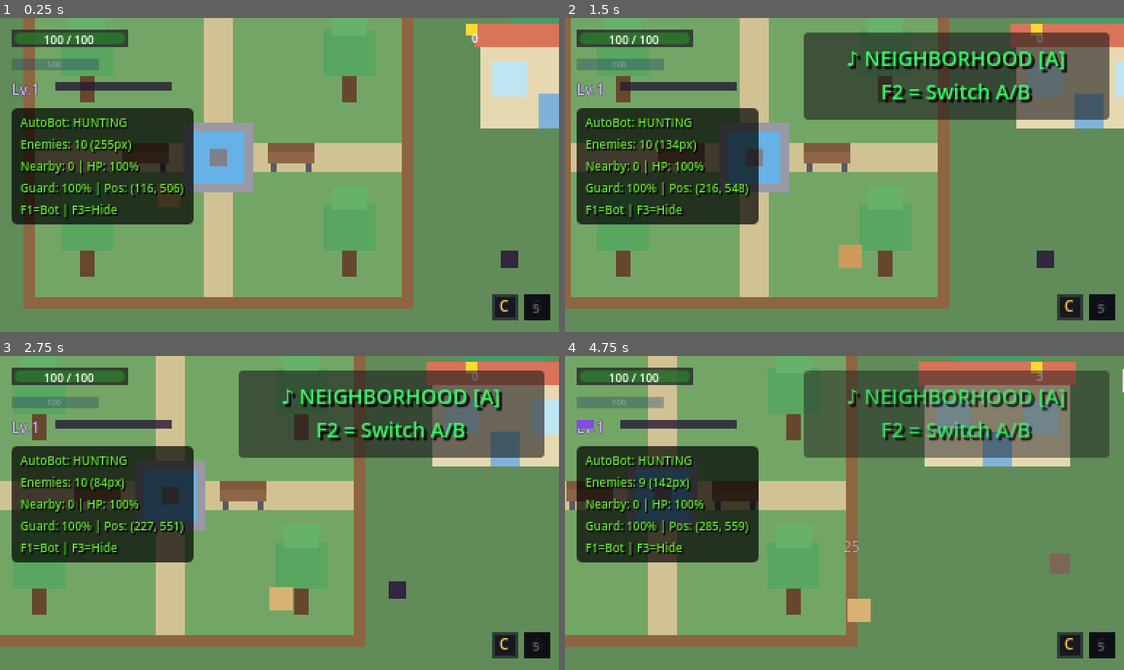
Above: before the commit, frames 1-4 (two rows, left to right).
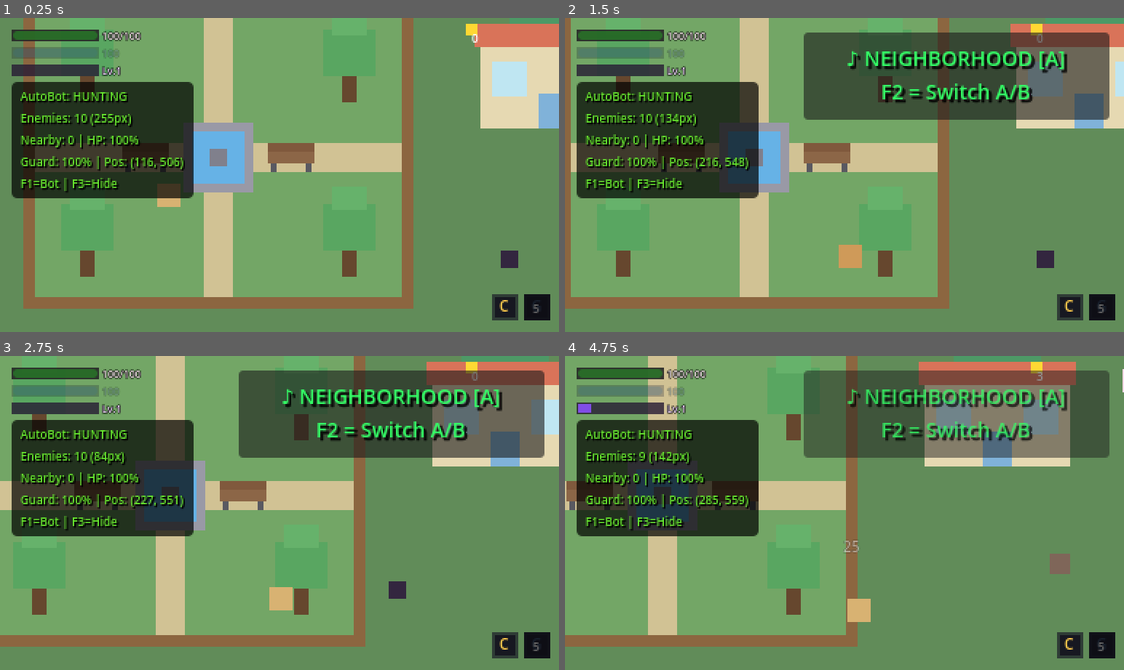
Above: after the commit, the same moments.

Repository: anthonyscry/momi-chronicles
Game: Godot game, scene res://ui/menus/title_screen.tscn
Same seed, same stepped clock (60 frames per second), same inputs: the game is played once before the commit and once after it.
Inputs (mouse positions are in pixels of both pictures, inside the frame that each line leads up to):
- Up to frame 1 (0.25 s): no input
- Up to frame 2 (1.5 s): tap Enter (ui_accept) at 0.5, 0.77 s; move the mouse to (967, 159) at 0.52 s; hold D (move_right) 0.53-1.28 s; hold Space (attack) 0.53-1.28 s; click (967, 159) at 0.67 s; move the mouse to (732, 190) at 1.27 s; hold S (move_down) from 1.28 s (still down); tap V (block) at 1.35 s
- Up to frame 3 (2.75 s): tap Enter (ui_accept) at 1.52 s; move the mouse to (335, 443) at 2.02 s; release S (move_down) at 2.03 s; hold D (move_right) from 2.03 s (still down); hold Q (cycle_companion) from 2.03 s (still down)
- Up to frame 4 (4.75 s): move the mouse to (816, 575) at 2.77 s; release D (move_right) at 2.78 s; release Q (cycle_companion) at 2.78 s; hold W (move_up) 2.78-3.53 s; tap X (dodge) at 2.85 s; click (816, 575) at 2.92 s; tap Enter (ui_accept) at 3.02, 3.77, 4.52 s; move the mouse to (1012, 560) at 3.52 s; hold E (interact) 3.53-4.28 s; hold A (move_left) from 3.53 s (still down); move the mouse to (676, 465) at 4.27 s; tap Shift (run) at 4.35 s

The runs differ from the first frame. In frame 1, 11% of the frame differs, in the area x 2-35%, y 3-66%; in frame 2, 11%; in frame 3, 11%; in frame 4, 11%.

Commit message:
fix(hud): clean up bar layout - consistent alignment and widths
- All bars now 60px wide, left-aligned
- Labels moved to right side of bars (outside)
- Added black outlines for readability
- Consistent spacing (2px between bars)
- Health: green bar + HP/MaxHP text
- Guard: blue bar + value text
- EXP: purple bar + Lv.X text

Diff:
--- a/ui/hud/exp_bar.gd
+++ b/ui/hud/exp_bar.gd
@@ -6,8 +6,9 @@
 # CONFIGURATION
 # =============================================================================
 
-const BAR_WIDTH: float = 80.0
+const BAR_WIDTH: float = 58.0
 const BAR_HEIGHT: float = 6.0
+const BAR_X_OFFSET: float = 1.0
 
 const BG_COLOR: Color = Color(0.15, 0.1, 0.2, 0.8)
 const FILL_COLOR: Color = Color(0.5, 0.3, 0.9, 1.0)  # Purple
@@ -45,13 +46,17 @@
 	_update_display()
 
 func _setup_visuals() -> void:
+	# Bar at left, label to the right
 	background.color = BG_COLOR
-	background.size = Vector2(BAR_WIDTH, BAR_HEIGHT)
+	background.size = Vector2(60, 8)
+	background.position = Vector2(0, 0)
 
 	fill.color = FILL_COLOR
 	fill.size = Vector2(0, BAR_HEIGHT)
-	fill.position = Vector2(0, 0)
+	fill.position = Vector2(BAR_X_OFFSET, 1)
 
+	# Label on right side
+	level_label.position = Vector2(62, -1)
 	level_label.text = "Lv.1"
 
 # =============================================================================
--- a/ui/hud/exp_bar.tscn
+++ b/ui/hud/exp_bar.tscn
@@ -3,32 +3,32 @@
 [ext_resource type="Script" path="res://ui/hud/exp_bar.gd" id="1_exp_bar"]
 
 [node name="ExpBar" type="Control"]
-custom_minimum_size = Vector2(110, 14)
-offset_right = 110.0
-offset_bottom = 14.0
+custom_minimum_size = Vector2(100, 10)
+offset_right = 100.0
+offset_bottom = 10.0
 script = ExtResource("1_exp_bar")
 
-[node name="LevelLabel" type="Label" parent="."]
+[node name="Background" type="ColorRect" parent="."]
 offset_left = 0.0
-offset_top = -2.0
-offset_right = 28.0
-offset_bottom = 12.0
-theme_override_colors/font_color = Color(0.8, 0.7, 1, 1)
-theme_override_colors/font_outline_color = Color(0.1, 0.05, 0.15, 1)
-theme_override_constants/outline_size = 1
-theme_override_font_sizes/font_size = 10
-text = "Lv.1"
-
-[node name="Background" type="ColorRect" parent="."]
-offset_left = 30.0
 offset_top = 0.0
-offset_right = 110.0
-offset_bottom = 6.0
-color = Color(0.15, 0.1, 0.2, 0.8)
+offset_right = 60.0
+offset_bottom = 8.0
+color = Color(0.12, 0.08, 0.18, 0.9)
 
 [node name="Fill" type="ColorRect" parent="."]
-offset_left = 30.0
-offset_top = 0.0
-offset_right = 30.0
-offset_bottom = 6.0
-color = Color(0.5, 0.3, 0.9, 1)
+offset_left = 1.0
+offset_top = 1.0
+offset_right = 1.0
+offset_bottom = 7.0
+color = Color(0.6, 0.4, 0.95, 1)
+
+[node name="LevelLabel" type="Label" parent="."]
+offset_left = 62.0
+offset_top = -1.0
+offset_right = 100.0
+offset_bottom = 9.0
+theme_override_colors/font_color = Color(0.95, 0.85, 1.0, 1.0)
+theme_override_colors/font_outline_color = Color(0, 0, 0, 1.0)
+theme_override_constants/outline_size = 2
+theme_override_font_sizes/font_size = 7
+text = "Lv.1"
--- a/ui/hud/game_hud.tscn
+++ b/ui/hud/game_hud.tscn
@@ -39,6 +39,7 @@
 layout_mode = 2
 size_flags_horizontal = 0
 size_flags_vertical = 0
+theme_override_constants/separation = 2
 
 [node name="HealthBar" parent="MarginContainer/VBoxContainer" instance=ExtResource("2_health_bar")]
 layout_mode = 2
--- a/ui/hud/guard_bar.tscn
+++ b/ui/hud/guard_bar.tscn
@@ -3,16 +3,16 @@
 [ext_resource type="Script" path="res://ui/hud/guard_bar.gd" id="1_guard_bar"]
 
 [node name="GuardBar" type="Control"]
-custom_minimum_size = Vector2(60, 12)
-offset_right = 60.0
-offset_bottom = 12.0
+custom_minimum_size = Vector2(100, 10)
+offset_right = 100.0
+offset_bottom = 10.0
 script = ExtResource("1_guard_bar")
 
 [node name="Background" type="ColorRect" parent="."]
 layout_mode = 0
 offset_right = 60.0
 offset_bottom = 8.0
-color = Color(0.1, 0.1, 0.2, 0.8)
+color = Color(0.1, 0.12, 0.2, 0.9)
 
 [node name="ProgressBar" type="ProgressBar" parent="."]
 layout_mode = 0
@@ -26,10 +26,14 @@
 
 [node name="Label" type="Label" parent="."]
 layout_mode = 0
+offset_left = 62.0
 offset_top = -1.0
-offset_right = 60.0
-offset_bottom = 8.0
-theme_override_font_sizes/font_size = 6
+offset_right = 100.0
+offset_bottom = 9.0
+theme_override_colors/font_color = Color(0.7, 0.9, 1.0, 1.0)
+theme_override_colors/font_outline_color = Color(0, 0, 0, 1.0)
+theme_override_constants/outline_size = 2
+theme_override_font_sizes/font_size = 7
 text = "100"
-horizontal_alignment = 1
+horizontal_alignment = 0
 vertical_alignment = 1
--- a/ui/hud/health_bar.gd
+++ b/ui/hud/health_bar.gd
@@ -21,7 +21,7 @@
 		progress_bar.value = current
 
 	if label:
-		label.text = "%d / %d" % [current, max_health]
+		label.text = "%d/%d" % [current, max_health]
 
 	# Color based on health percentage
 	var percent = float(current) / float(max_health)
--- a/ui/hud/health_bar.tscn
+++ b/ui/hud/health_bar.tscn
@@ -3,33 +3,37 @@
 [ext_resource type="Script" path="res://ui/hud/health_bar.gd" id="1_health_bar"]
 
 [node name="HealthBar" type="Control"]
-custom_minimum_size = Vector2(80, 16)
-offset_right = 80.0
-offset_bottom = 16.0
+custom_minimum_size = Vector2(100, 10)
+offset_right = 100.0
+offset_bottom = 10.0
 script = ExtResource("1_health_bar")
 
 [node name="Background" type="ColorRect" parent="."]
 layout_mode = 0
-offset_right = 80.0
-offset_bottom = 12.0
-color = Color(0.15, 0.15, 0.15, 0.8)
+offset_right = 60.0
+offset_bottom = 8.0
+color = Color(0.15, 0.15, 0.15, 0.9)
 
 [node name="ProgressBar" type="ProgressBar" parent="."]
 layout_mode = 0
-offset_left = 2.0
-offset_top = 2.0
-offset_right = 78.0
-offset_bottom = 10.0
+offset_left = 1.0
+offset_top = 1.0
+offset_right = 59.0
+offset_bottom = 7.0
 max_value = 100.0
 value = 100.0
 show_percentage = false
 
 [node name="Label" type="Label" parent="."]
 layout_mode = 0
-offset_top = 1.0
-offset_right = 80.0
-offset_bottom = 12.0
-theme_override_font_sizes/font_size = 8
-text = "100 / 100"
-horizontal_alignment = 1
+offset_left = 62.0
+offset_top = -1.0
+offset_right = 100.0
+offset_bottom = 9.0
+theme_override_colors/font_color = Color(1.0, 0.95, 0.95, 1.0)
+theme_override_colors/font_outline_color = Color(0, 0, 0, 1.0)
+theme_override_constants/outline_size = 2
+theme_override_font_sizes/font_size = 7
+text = "100/100"
+horizontal_alignment = 0
 vertical_alignment = 1
